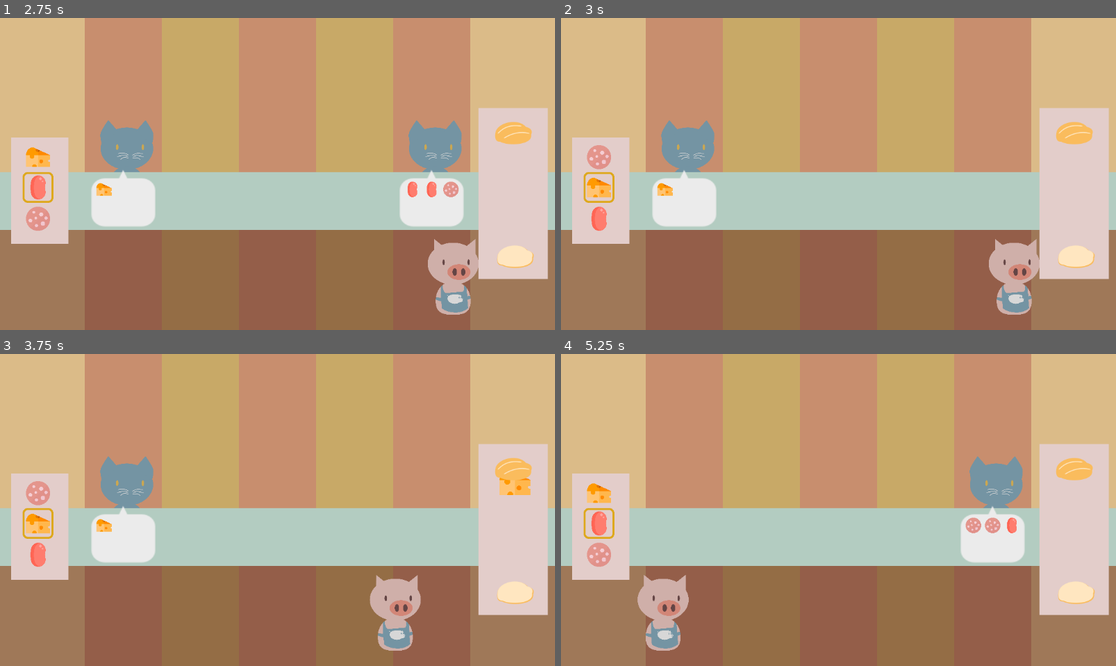
Above: before the commit, frames 1-4 (two rows, left to right).
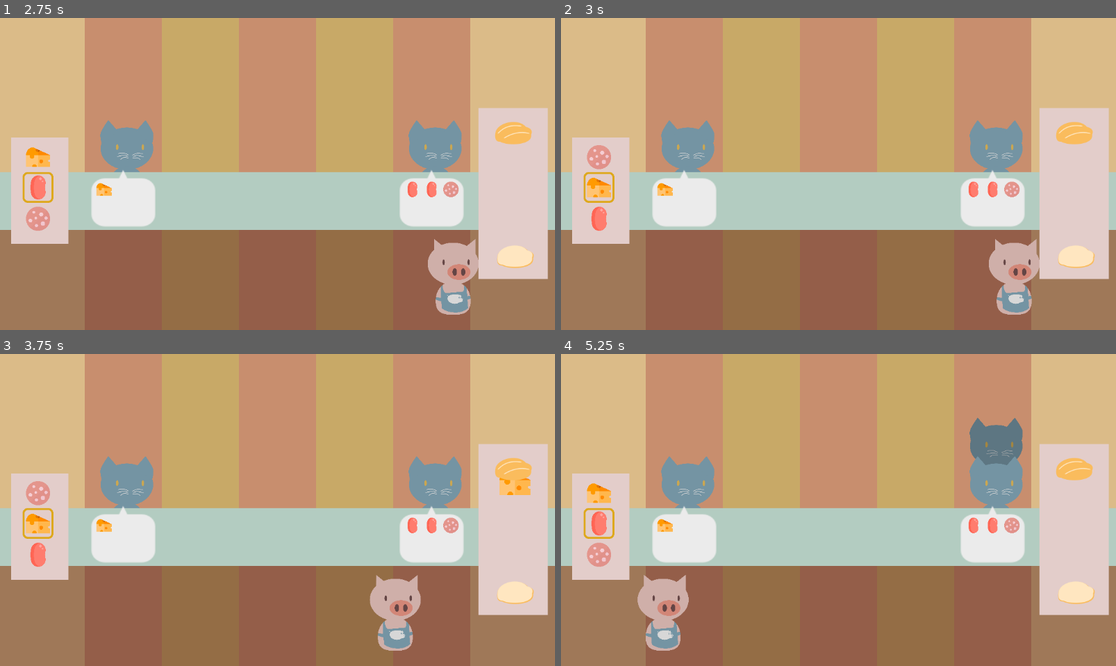
Above: after the commit, the same moments.

Repository: supersweet-dev/dos-de-milanesa
Game: Godot game, scene res://game.tscn
Same seed, same stepped clock (60 frames per second), same inputs: the game is played once before the commit and once after it.
Inputs:
- Up to frame 1 (2.75 s): tap Enter at 0.5 s; hold Right (move_right) 0.53-1.28 s; tap Up (serve_order) at 0.6, 1.55, 2.1 s; hold S (ingredients_down) 1.28-2.03 s; tap D (ingredients_add) at 1.35 s; tap Space at 2 s; hold Right (move_right) from 2.03 s (still down)
- Up to frame 2 (3 s): tap Enter at 2.75 s; release Right (move_right) at 2.78 s; hold W (ingredients_up) from 2.78 s (still down); tap Up (serve_order) at 2.85 s
- Up to frame 3 (3.75 s): tap Space at 3.5 s; release W (ingredients_up) at 3.53 s; hold Left (move_left) from 3.53 s (still down); tap D (ingredients_add) at 3.6 s
- Up to frame 4 (5.25 s): tap Up (serve_order) at 3.8, 4.35, 5.1 s; release Left (move_left) at 5.03 s; hold S (ingredients_down) from 5.03 s (still down)

Frame 1 is identical in both runs. In frame 2, 2.9% of the frame differs, in the area x 71-84%, y 32-67%; in frame 3, 2.9%; in frame 4, 4.4%, in the area x 16-84%, y 20-67%.

Commit message:
Torta matching works.

Diff:
--- a/ingredient_menu.gd
+++ b/ingredient_menu.gd
@@ -4,7 +4,7 @@
 
 var ingredient_index: int = 0
 var current_torta: Array[Texture2D] = []  # Tracks selected ingredients
-var submitted_tortas: Array  # Stores completed tortas for scoring
+signal torta_submitted(torta: Array)  # Declare signal
 
 @onready var previous_sprite = $PreviousIngredient
 @onready var current_sprite = $CurrentIngredient
@@ -55,9 +55,8 @@
 	if current_torta.is_empty():
 		print("No ingredients to submit!")
 		return
-
-	submitted_tortas.append(current_torta.duplicate())  # Save for scoring
 	print("Torta submitted:", current_torta)
+	torta_submitted.emit(current_torta)
 	_clear_torta()  # Reset after submission
 
 func _clear_torta():
--- a/queue-system.gd
+++ b/queue-system.gd
@@ -1,4 +1,5 @@
 extends Node2D
+@onready var ingredient_menu = $"../IngredientsMenu"
 var lane_width: int = 160
 var first_lane: int = 256
 @export var lanes: Array[int] = [first_lane, first_lane + (lane_width * 1), first_lane + (lane_width * 2), first_lane + (lane_width * 3), first_lane + (lane_width * 4)]
@@ -13,7 +14,37 @@
 	player = get_node("../MiggyPiggy")
 	for lane in lanes:
 		queues[lane] = []  # Initialize lane queues
+	ingredient_menu.torta_submitted.connect(_on_torta_submitted)
 	_spawn_client()  # Start the spawning cycle
+
+func _on_torta_submitted(torta: Array):
+	var closest_lane = _get_closest_lane(player.position.x)
+	if queues[closest_lane].size() > 0:
+		var front_client = queues[closest_lane][0]
+		var expected_order = front_client.order
+
+		# Compare order
+		if _orders_match(expected_order, torta):
+			dismiss_client(closest_lane)
+			print("Correct torta! Client dismissed.")
+		else:
+			print("Wrong torta! Client stays.")
+
+func _orders_match(order1: Array, order2: Array) -> bool:
+	# Convert both arrays into dictionaries with ingredient counts
+	var count1 = _count_ingredients(order1)
+	var count2 = _count_ingredients(order2)
+
+	return count1 == count2  # Check if the ingredient counts match
+
+func _count_ingredients(order: Array) -> Dictionary:
+	var count = {}
+	for ingredient in order:
+		if ingredient in count:
+			count[ingredient] += 1
+		else:
+			count[ingredient] = 1
+	return count
 
 func _update_order_display(lane: int):
 	var lane_index = lanes.find(lane)
@@ -104,11 +135,6 @@
 		# Update order display (will clear if lane is now empty)
 		_update_order_display(lane)
 
-func _process(_delta):
-	if Input.is_action_just_pressed("serve_order"):
-		var closest_lane = _get_closest_lane(player.position.x)
-		dismiss_client(closest_lane)
-
 func _get_closest_lane(player_x: float) -> int:
 	var closest_lane = lanes[0]
 	var min_distance = abs(player_x - lanes[0])
